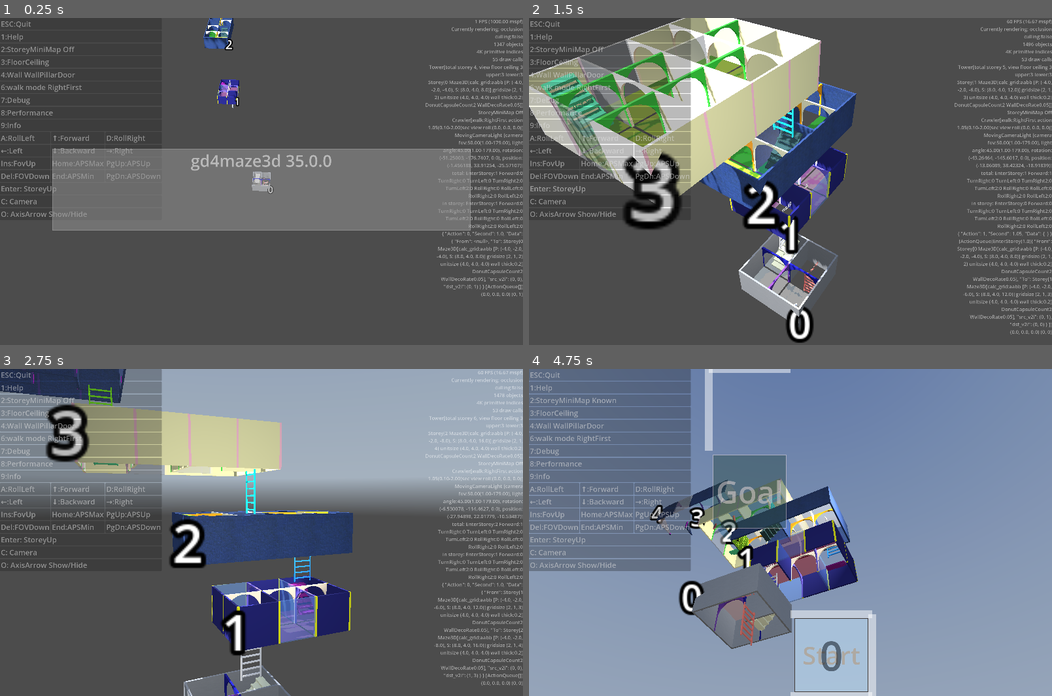
Above: before the commit, frames 1-4 (two rows, left to right).
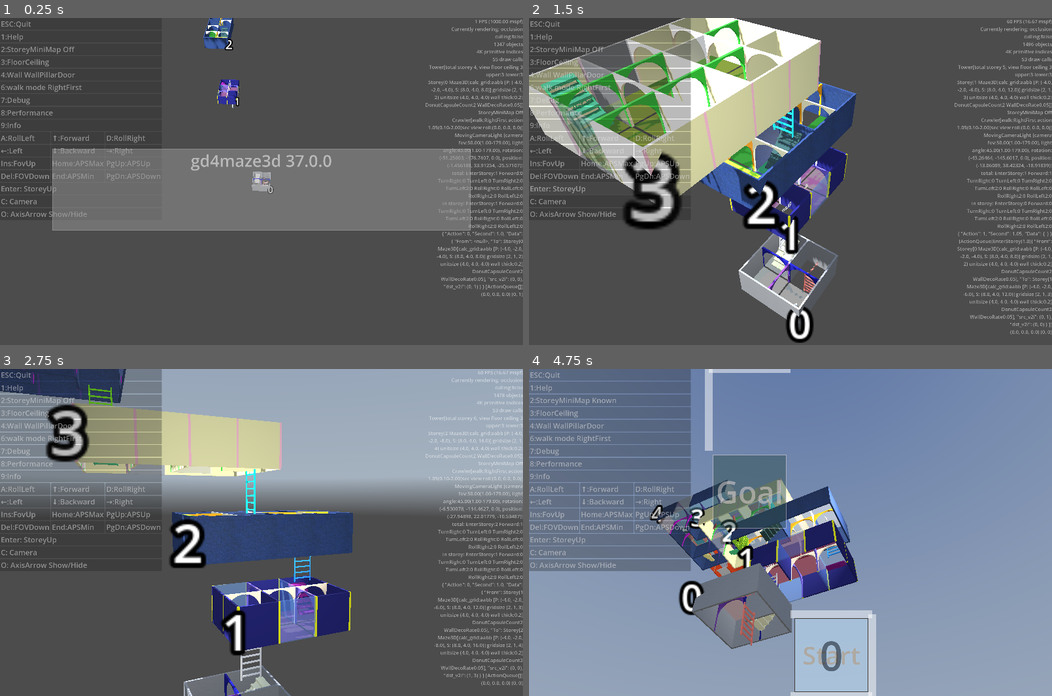
Above: after the commit, the same moments.

Repository: kasworld/gd4maze3d
Game: Godot game, scene res://main.tscn
Same seed, same stepped clock (60 frames per second), same inputs: the game is played once before the commit and once after it. A sky picture missing from this copy of the repository is replaced by a grey-blue gradient.
Inputs (mouse positions are in pixels of both pictures, inside the frame that each line leads up to):
- Up to frame 1 (0.25 s): no input
- Up to frame 2 (1.5 s): click "Enter: StoreyUp" at 0.5 s; click "Enter: StoreyUp" at 1.25 s
- Up to frame 3 (2.75 s): tap Enter at 2 s; move the mouse to (376, 516) at 2.02 s; hold Right from 2.03 s (still down); tap Q at 2.1 s; click (376, 516) at 2.17 s
- Up to frame 4 (4.75 s): move the mouse to (685, 548) at 2.77 s; release Right at 2.78 s; hold Down 2.78-3.53 s; tap E at 2.85 s; move the mouse to (842, 460) at 3.52 s; hold Right 3.53-4.28 s; tap 1 at 3.6 s; move the mouse to (764, 597) at 4.27 s; hold Up from 4.28 s (still down); tap 2 at 4.35 s; click (764, 597) at 4.42 s

The runs differ from the first frame. In frame 1, less than 0.1% of the frame differs, in the area x 56-59%, y 42-46%; in frame 2, 0.7%; in frame 3, 0.1%; in frame 4, 1.3%, in the area x 25-59%, y 34-64%.
Error before the commit: Invalid call. Nonexistent function 'enqueue_with_speed' in base 'RefCounted (ActionQueue)'. (res://main.gd:179)
Error after the commit: Invalid call. Nonexistent function 'enqueue_with_speed' in base 'RefCounted (ActionQueue)'. (res://main.gd:180)

Commit message:
update camera far

Diff:
--- a/main.gd
+++ b/main.gd
@@ -36,9 +36,10 @@
 	var ref_len := main_tower.cur_storey.maze3d.calc_grid.aabb.size.length()
 	$AxisArrow3D.set_size(ref_len/3).set_colors()
 	var center := cur_storey_pos
-	$FixedCameraLight.set_center_pos_far(center, Vector3(0, cur_storey_pos.y, ref_len), ref_len*4)
-	$MovingCameraLightHober.set_center_pos_far( center, Vector3(0, cur_storey_pos.y, ref_len), ref_len*4)
-	$MovingCameraLightAround.set_center_pos_far( center, Vector3(0, cur_storey_pos.y, ref_len), ref_len*4)
+	var far_adj := main_tower.storey_list.size()
+	$FixedCameraLight.set_center_pos_far(center, Vector3(0, cur_storey_pos.y, ref_len), ref_len*far_adj)
+	$MovingCameraLightHober.set_center_pos_far( center, Vector3(0, cur_storey_pos.y, ref_len), ref_len*far_adj)
+	$MovingCameraLightAround.set_center_pos_far( center, Vector3(0, cur_storey_pos.y, ref_len), ref_len*far_adj)
 
 
 func _ready() -> void:
--- a/project.godot
+++ b/project.godot
@@ -11,7 +11,7 @@
 [application]
 
 config/name="gd4maze3d"
-config/version="35.0.0"
+config/version="37.0.0"
 run/main_scene="res://main.tscn"
 config/features=PackedStringArray("4.7", "Forward Plus")
 config/icon="res://icon.svg"
